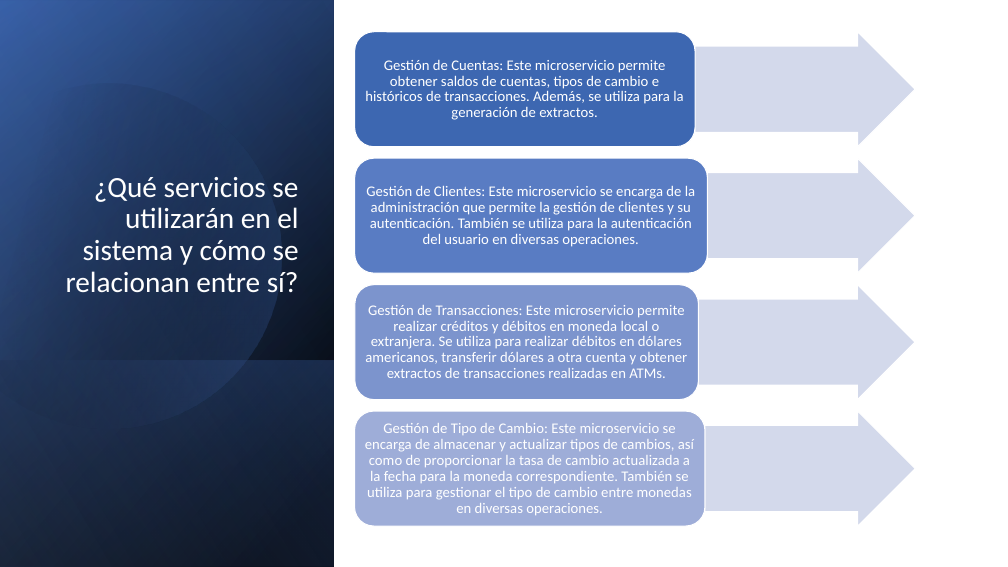
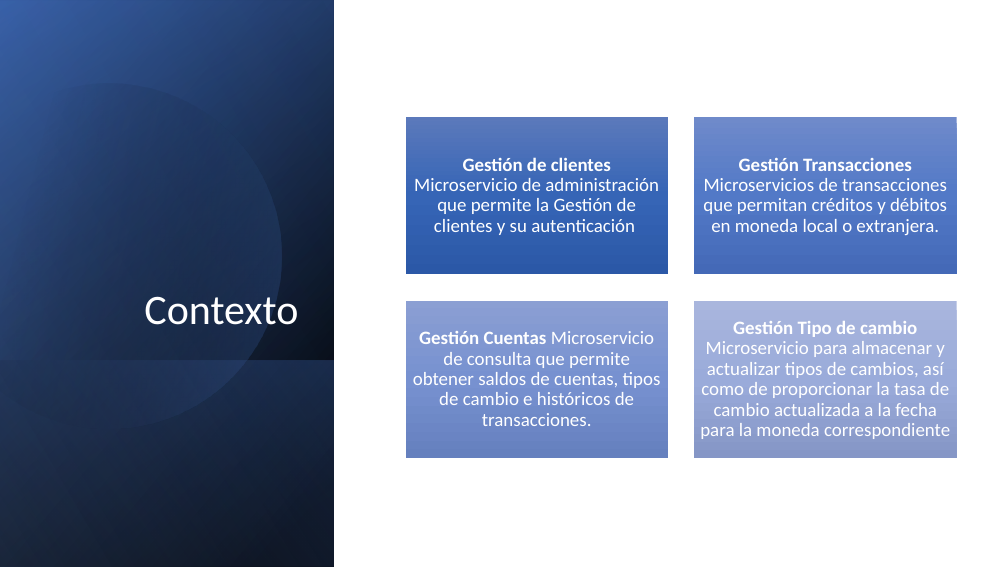
Before and after one commit to carlos-aliaga/ATM, a slide deck: slide 4 of docs/Cajero multi moneda.pptx (slide 5 before the commit). Drawn at 1008x567 pixels with LibreOffice and Linux fonts; fonts in the diff are those of the drawing. Boxes give left, top, right and bottom in pixels: in the first picture for what was removed or moved away, otherwise in the second. Text is boxed around its words. In the diff, an @@ line names an element or a change of style, - is before the commit and + after.

```diff
--- a/docs/Cajero multi moneda.pptx
+++ b/docs/Cajero multi moneda.pptx
@@ text at <box>414,157,659,235</box>: text changed; size 14 to 18 pt @@
-Gestión de Clientes: Este microservicio se encarga de la administración que permite la gestión de clientes y su autenticación. También se utiliza para la autenticación del usuario en diversas operaciones.
+Gestión de clientes Microservicio de administración que permite la Gestión de clientes y su autenticación
@@ title at <box>144,296,298,325</box>: text changed; size 27.9 to 40 pt @@
-¿Qué servicios se utilizarán en el sistema y cómo se relacionan entre sí?
+Contexto
@@ group added at <box>406,117,957,458</box>: 4 rectangles, 1 text @@
+Gestión Transacciones Microservicios de transacciones que permitan créditos y débitos en moneda local o extranjera.
@@ text at <box>700,321,950,439</box>: text changed; size 14 to 18 pt @@
-Gestión de Tipo de Cambio: Este microservicio se encarga de almacenar y actualizar tipos de cambios, así como de proporcionar la tasa de cambio actualizada a la fecha para la moneda correspondiente. También se utiliza para gestionar el tipo de cambio entre monedas en diversas operaciones.
+Gestión Tipo de cambio Microservicio para almacenar y actualizar tipos de cambios, así como de proporcionar la tasa de cambio actualizada a la fecha para la moneda correspondiente
@@ text at <box>413,331,661,426</box>: text changed; size 14 to 18 pt @@
-Gestión de Cuentas: Este microservicio permite obtener saldos de cuentas, tipos de cambio e históricos de transacciones. Además, se utiliza para la generación de extractos.
+Gestión Cuentas Microservicio de consulta que permite obtener saldos de cuentas, tipos de cambio e históricos de transacciones.
@@ group removed at <box>355,32,916,526</box>: 4 right arrows, 4 rounded rectangles, 1 text @@
-Gestión de Transacciones: Este microservicio permite realizar créditos y débitos en moneda local o extranjera. Se utiliza para realizar débitos en dólares americanos, transferir dólares a otra cuenta y obtener extractos de transacciones realizadas en ATMs.
```
Also in this commit, not shown: 2 slides added.
